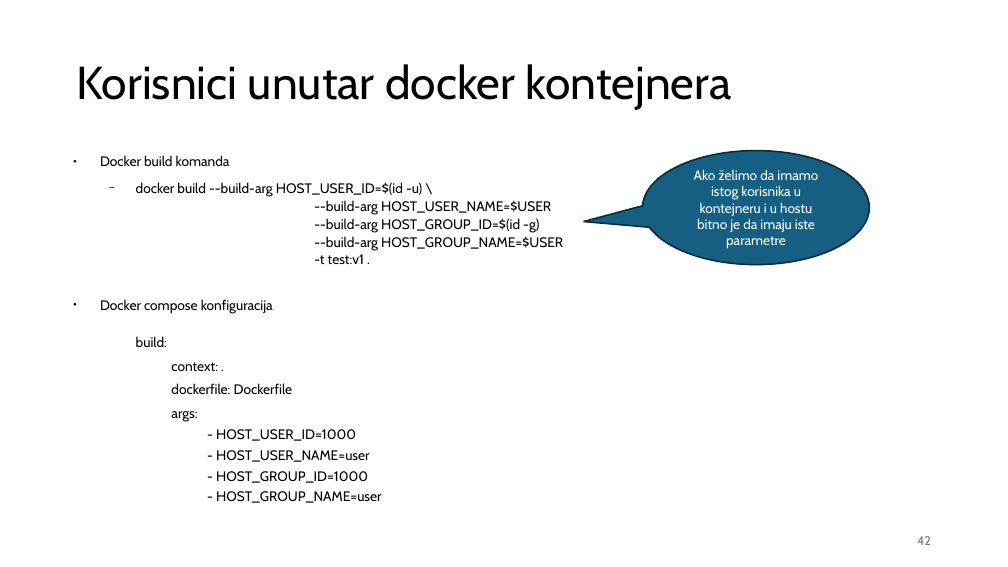
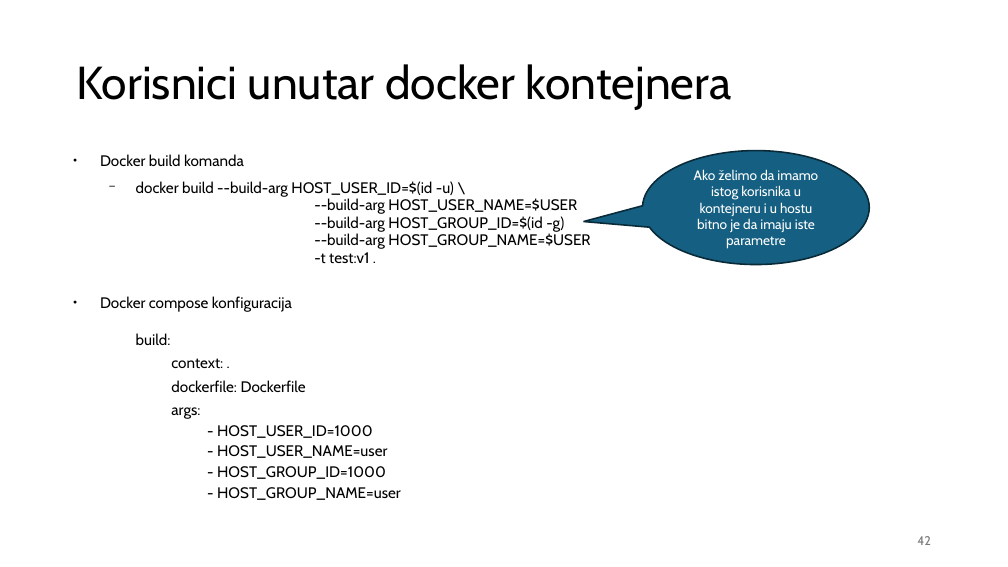
Before and after one commit to nnMan1/operativni_sistemi_2024, a slide deck: slide 42 of Materijali/docker/Docker.pptx. Drawn at 1008x567 pixels with LibreOffice and Linux fonts; fonts in the diff are those of the drawing. Boxes give left, top, right and bottom in pixels: in the first picture for what was removed or moved away, otherwise in the second. Text is boxed around its words. In the diff, an @@ line names an element or a change of style, - is before the commit and + after.

Commit message:
Docker presentation updated

```diff
--- a/Materijali/docker/Docker.pptx
+++ b/Materijali/docker/Docker.pptx
@@ text "Docker build komanda" at [100,154,590,500]: size 13.1 to 14.5 pt; line spacing 0.9 to 0.8; list level 7 to 1 in "--build-arg HOST_USER_NAME=$USER"; list level 7 to 1 in "--build-arg HOST_GROUP_ID=$(id -g)"; list level 7 to 1 in "--build-arg HOST_GROUP_NAME=$USER"; list level 7 to 1 in "-t test:v1 ."; list level 2 to 1 in "build:"; list level 3 to 1 in "context: ."; list level 3 to 1 in "dockerfile: Dockerfile"; list level 3 to 1 in "args:"; list level 4 to 1 in "- HOST_USER_ID=1000"; list level 4 to 1 in "- HOST_USER_NAME=user"; list level 4 to 1 in "- HOST_GROUP_ID=1000"; list level 4 to 1 in "- HOST_GROUP_NAME=user" @@
```
Also in this commit, not shown: 25 other slides changed.
